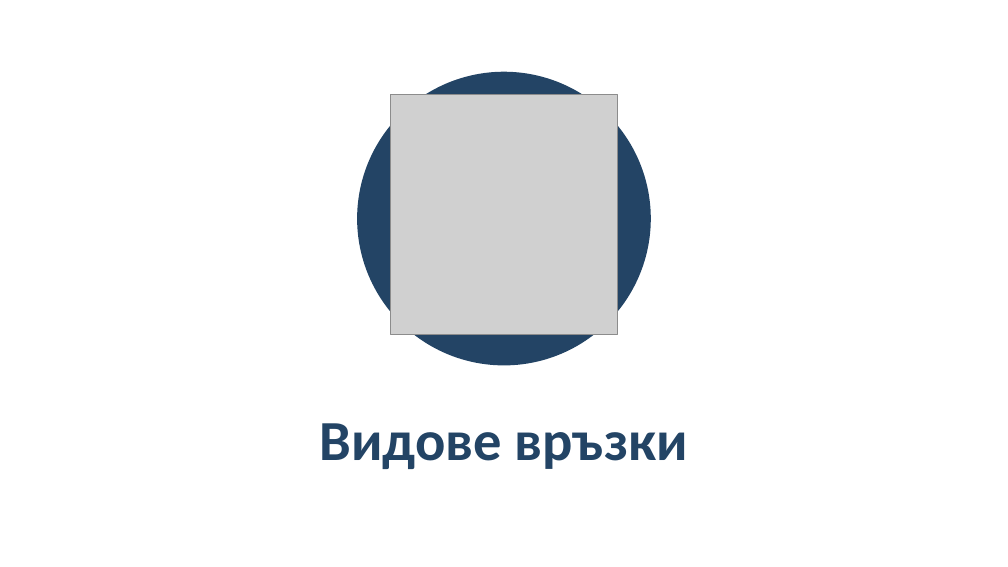
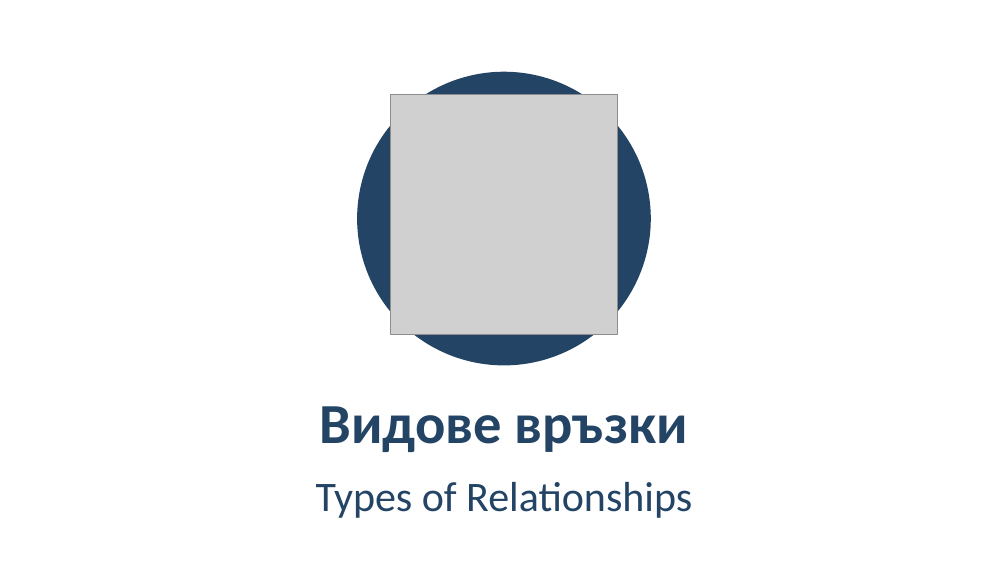
Before and after one commit to BG-IT-Edu/School-Programming, a slide deck: slide 3 of Courses/Software-Sciences/Module-3-Databases-New/07-Relationships-and-ER-Diagrams/07-Relationships-ER-Diagrams.pptx. Drawn at 1008x567 pixels with LibreOffice and Linux fonts; fonts in the diff are those of the drawing; grey boxes stand for pictures. Boxes give left, top, right and bottom in pixels: in the first picture for what was removed or moved away, otherwise in the second. Text is boxed around its words. In the diff, an @@ line names an element or a change of style, - is before the commit and + after.

```diff
--- a/Courses/Software-Sciences/Module-3-Databases-New/07-Relationships-and-ER-Diagrams/07-Relationships-ER-Diagrams.pptx
+++ b/Courses/Software-Sciences/Module-3-Databases-New/07-Relationships-and-ER-Diagrams/07-Relationships-ER-Diagrams.pptx
@@ title "Видове връзки": place and size @@
-title "Видове връзки" at bbox=[319, 423, 688, 469]
+title "Видове връзки" at bbox=[319, 406, 688, 452]
@@ subtitle added at bbox=[316, 482, 692, 518], 40 pt, text #234465 @@
+Types of Relationships
```
Also in this commit, not shown: 12 other slides changed, 3 slides added, 10 other files.
